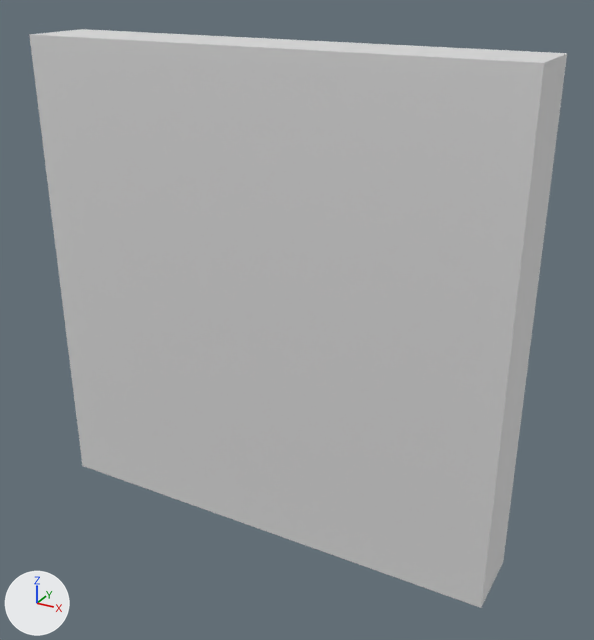
An edit to the FBX model Assets/Models/Wall3.fbx, drawn before and after from the same camera.
One viewpoint serves both versions: a 50 mm lens placed at (1.56, -2.63, 2.27), pointed at (0.1, 0.03, 0.94). Arrows for +X, +Y and +Z are at lower left; the lights stay in place. Objects named as collision shapes, trigger or cutter boxes, shadow casters or lower levels of detail are left out. Where no turn or scale is listed for an object, it has been applied to the vertices.

Names of what the first picture shows: 'Wall2_LOD4'.
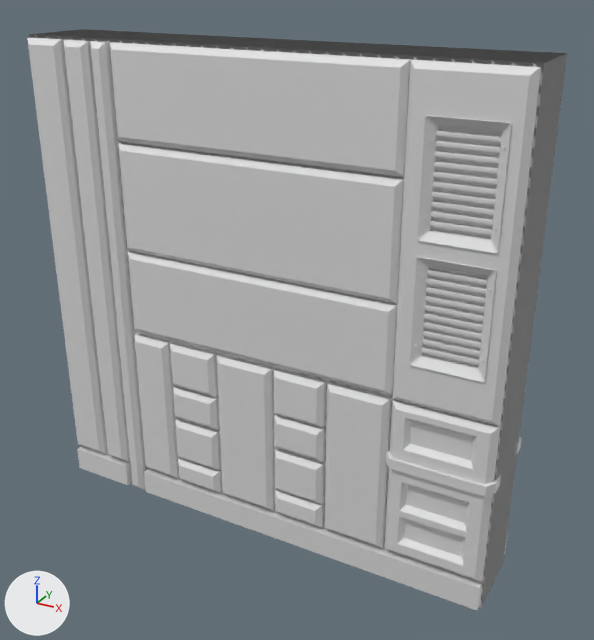
Where the newer file only moved an object's origin or applied its transform, the numbers keep the older frame.

Location of each change, (x1, y1, x2, y2) in pixels of the pictures (594 x 640 px):
'Wall3_LOD0', added
    after: (27, 29, 567, 610)
'Wall2_LOD4', unchanged, covered by the edit
    before: (29, 29, 567, 608)
    after: (29, 32, 556, 608)

Patch to the scene script:
```diff
--- a/Assets/Models/Wall3.fbx.py
+++ b/Assets/Models/Wall3.fbx.py
@@ me_cube_017 @@
+me_cube_017.from_pydata(...)  # 2948 vertices, 2576 faces; spans x -1.0..1.01, y -0.2..0.2, z 0.0..2.0
+me_cube_017.materials.append(mat_material_001)  # its picture is missing
@@ ob_wall3_lod0 @@
+ob_wall3_lod0 = bpy.data.objects.new('Wall3_LOD0', me_cube_017)
+ob_wall3_lod0.location = (0.0, 0.0, 0.0)
```
